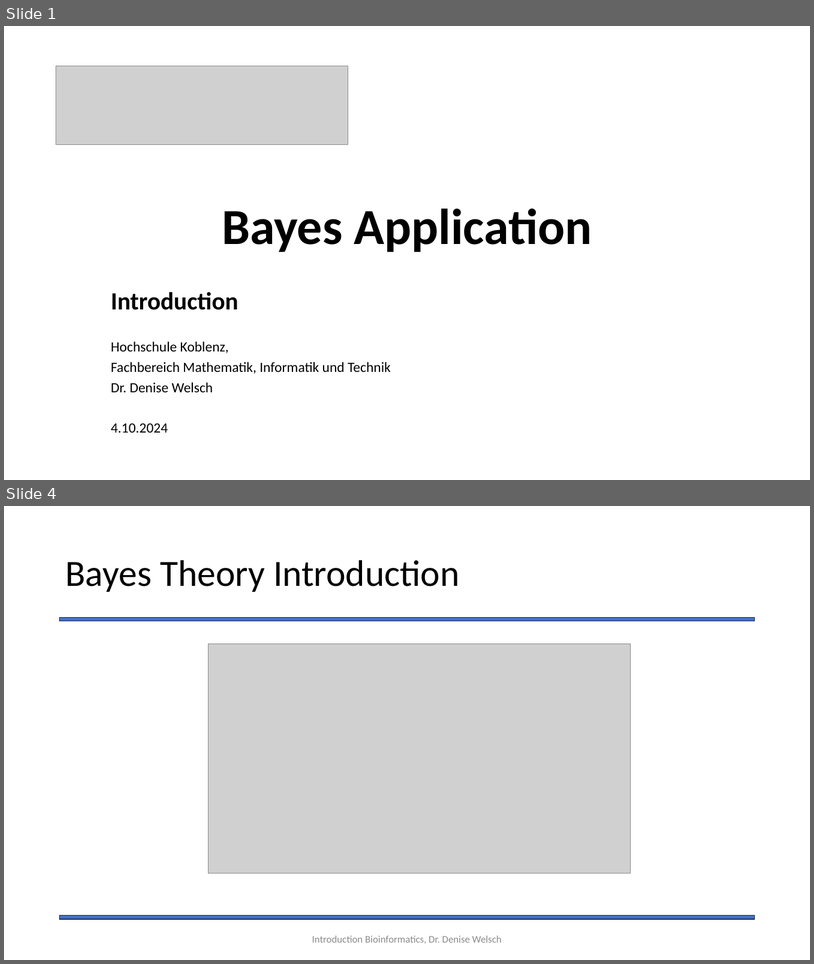
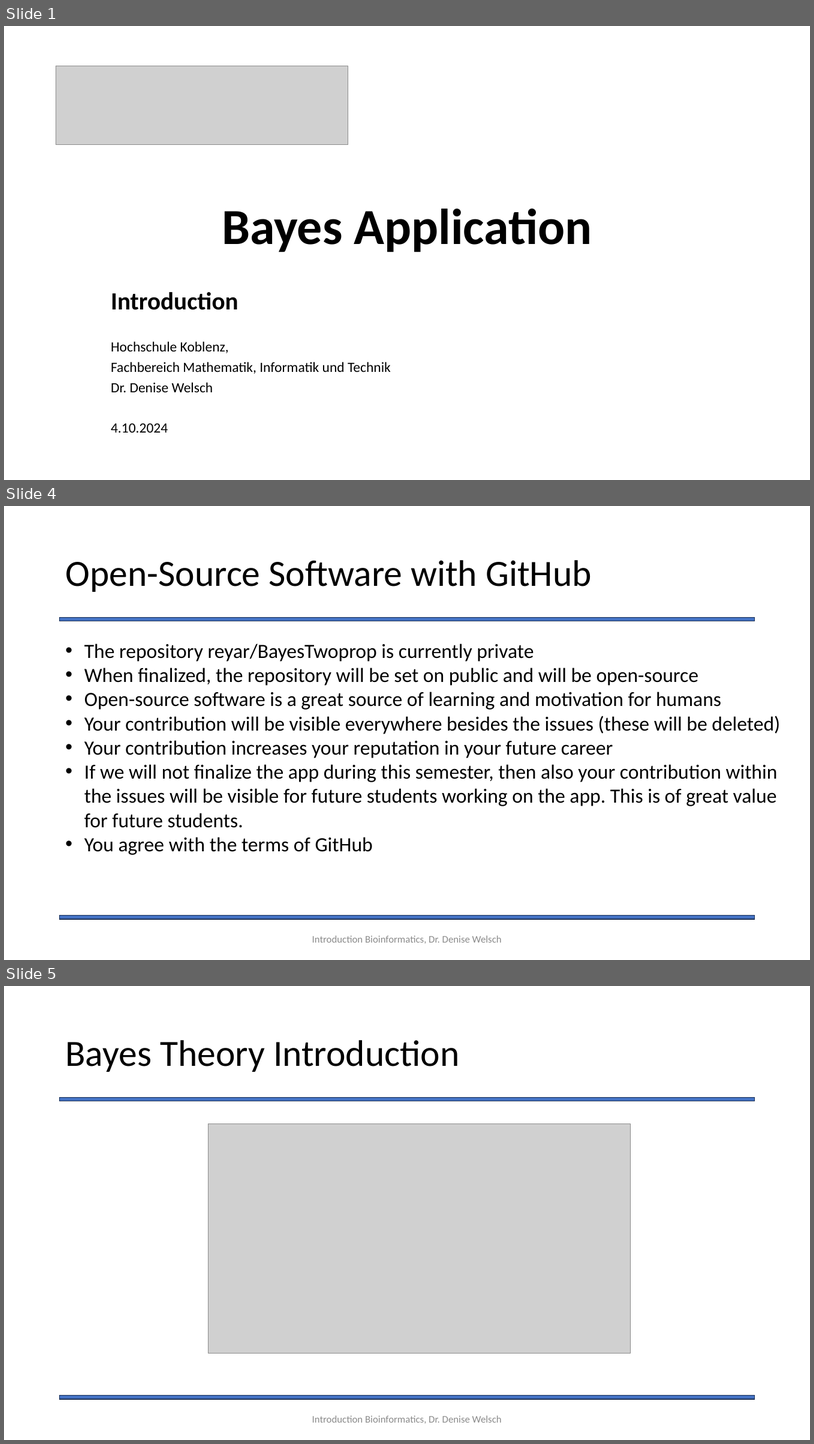
Before and after one commit to Statsomat/BayesTwoProp, a slide deck: documents/Introduction.pptx. Shown one above the other, each under a label of ours: slides 1 and 4 before the commit, slides 1, 4 and 5 after it; the slides between them are not shown. The pictures are 814x964 and 814x1444 pixels, drawn with LibreOffice and Linux fonts; fonts in the diff are those of the drawing; grey boxes stand for pictures. Boxes give left, top, right and bottom in pixels: in the first picture for what was removed or moved away, otherwise in the second. Text is boxed around its words. In the diff, an @@ line names an element or a change of style, - is before the commit and + after.

```diff
--- a/documents/Introduction.pptx
+++ b/documents/Introduction.pptx
@@ slide 4 added at (x1=4, y1=506, x2=810, y2=960), background #FFFFFF; not listed: 2 template elements that a slide beside it also shows @@
@@ title added at (x1=65, y1=560, x2=592, y2=592), 44 pt, text #000000 @@
+Open-Source Software with GitHub
@@ text added at (x1=84, y1=643, x2=780, y2=855), 24 pt, text #000000 @@
+• The repository reyar/BayesTwoprop is currently private
+• When finalized, the repository will be set on public and will be open-source
+• Open-source software is a great source of learning and motivation for humans
+• Your contribution will be visible everywhere besides the issues (these will be deleted)
+• Your contribution increases your reputation in your future career
+• If we will not finalize the app during this semester, then also your contribution within the issues will be visible for future students working on the app. This is of great value for future students.
+• You agree with the terms of GitHub
@@ text added at (x1=312, y1=935, x2=502, y2=943), 12 pt, text #8C8C8C @@
+Introduction Bioinformatics, Dr. Denise Welsch
@@ what was slide 4 is now slide 5 @@
```
Also in this commit, not shown: 2 slides changed, 1 other slide added, 1 slide removed.
